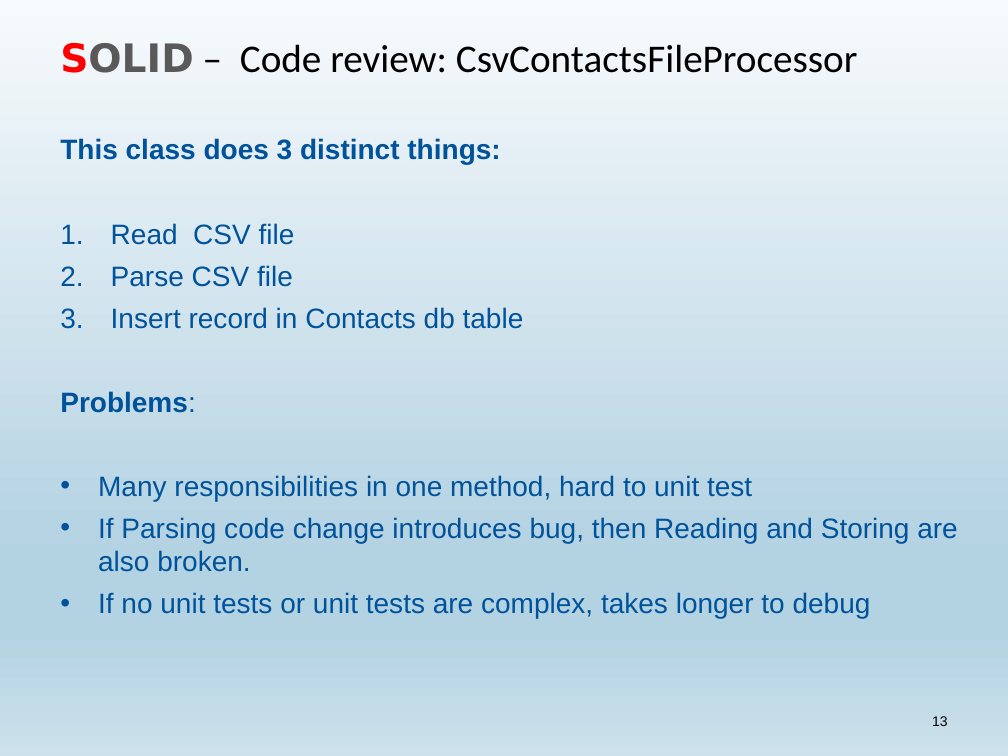
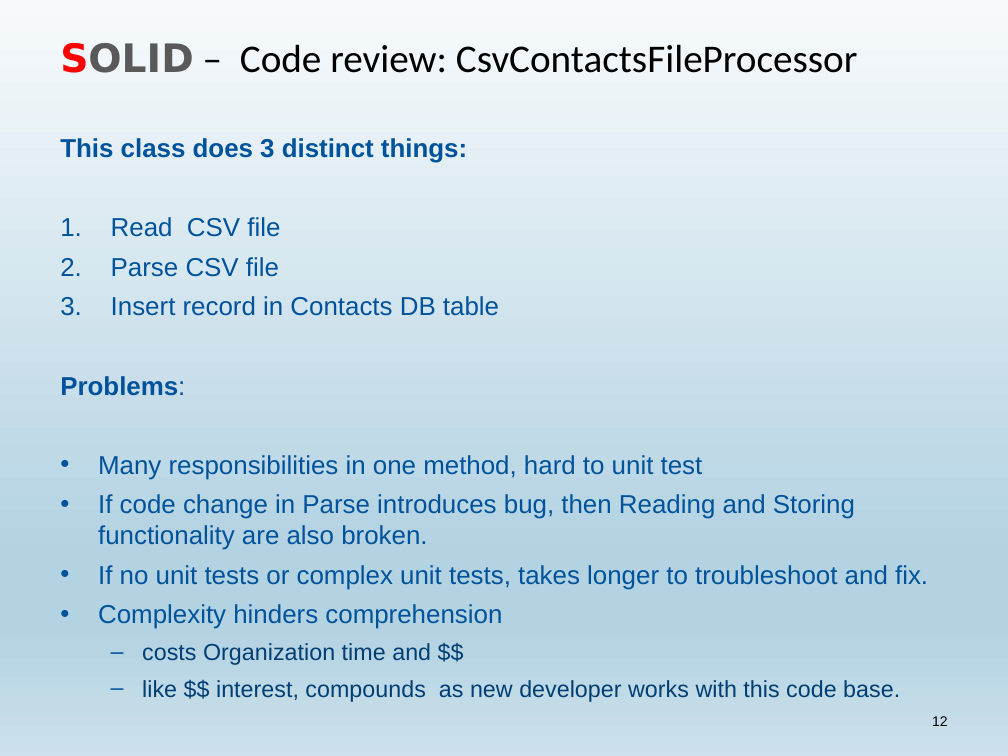
Before and after one commit to dgebert/presentations, a slide deck: slide 12 of SOLID.pptx (slide 13 before the commit). Drawn at 1008x756 pixels with LibreOffice and Linux fonts; fonts in the diff are those of the drawing. Boxes give left, top, right and bottom in pixels: in the first picture for what was removed or moved away, otherwise in the second. Text is boxed around its words. In the diff, an @@ line names an element or a change of style, - is before the commit and + after.

```diff
--- a/SOLID.pptx
+++ b/SOLID.pptx
@@ text at [60,138,703,480]: size 20 to 18.5 pt in "This class does 3 distinct things:", "Read CSV file", "Parse CSV file", "Problems:" and 1 more places @@
@@ text at [111,296,499,316]: text changed; size 20 to 18.5 pt @@
-3. Insert record in Contacts db table
+3. Insert record in Contacts DB table
@@ text at [98,494,928,702]: text changed; size 20 to 18.5 pt @@
-• If Parsing code change introduces bug, then Reading and Storing are also broken.
-• If no unit tests or unit tests are complex, takes longer to debug
+• If code change in Parse introduces bug, then Reading and Storing functionality are also broken.
+• If no unit tests or complex unit tests, takes longer to troubleshoot and fix.
+• Complexity hinders comprehension
+  – costs Organization time and $$
+  – like $$ interest, compounds as new developer works with this code base.
@@ page number at [932,716,948,726]: text changed @@
-13
+12
```
Also in this commit, not shown: 13 other slides changed, 1 slide added, 3 slides removed.
